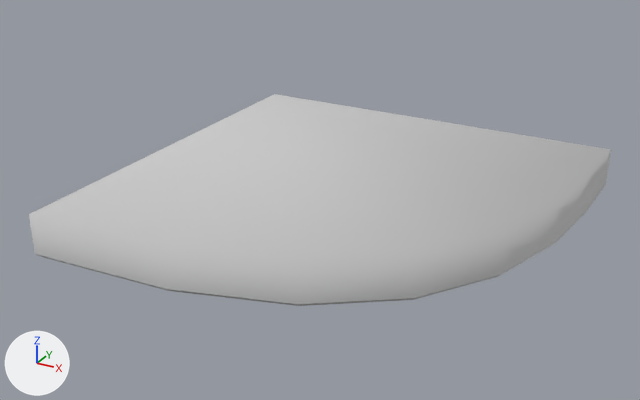
Two versions of the FBX model Assets/Models/CornerNoPostNoWall.fbx, one commit apart.
Before and after are seen from a 50 mm lens placed at (9.96, -19.51, 9.58), pointed at (-0.59, -0.33, -0.01). Lighting does not change. The marker at lower left points along +X, +Y and +Z. Where no turn or scale is listed for an object, it has been applied to the vertices.

The first picture shows 'CornerNoPostNoWall'.
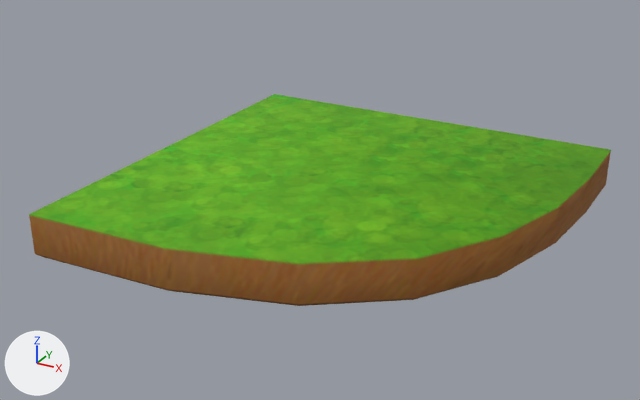
Edits to the bpy script that builds the scene:
```text
Add img_cornernopostnowall_jpg:
    img_cornernopostnowall_jpg = load_image('cornernopostnowall.jpg', '../Textures/cornernopostnowall.jpg', 512, 512, 'sRGB')
Add mat_material__31:
    mat_material__31 = principled_material('Material #31')
    mat_material__31.texture = img_cornernopostnowall_jpg
    mat_material__31.roughness = 0.859
Change me_mesh:
    where me_mesh.from_pydata(...)  # 29 vertices, 36 faces; spans x -5.7..5.7, y -5.7..5.7, z -0.6..0.6
    remove me_mesh.materials.append(mat_material__25)  # light grey #cacaca
    add me_mesh.materials.append(mat_material__31)  # picture img_cornernopostnowall_jpg
```

Pixel boxes [x1, y1, x2, y2] of what changed, in the pictures (640 x 400 px):
'CornerNoPostNoWall', recoloured: [29, 94, 611, 306] in both
